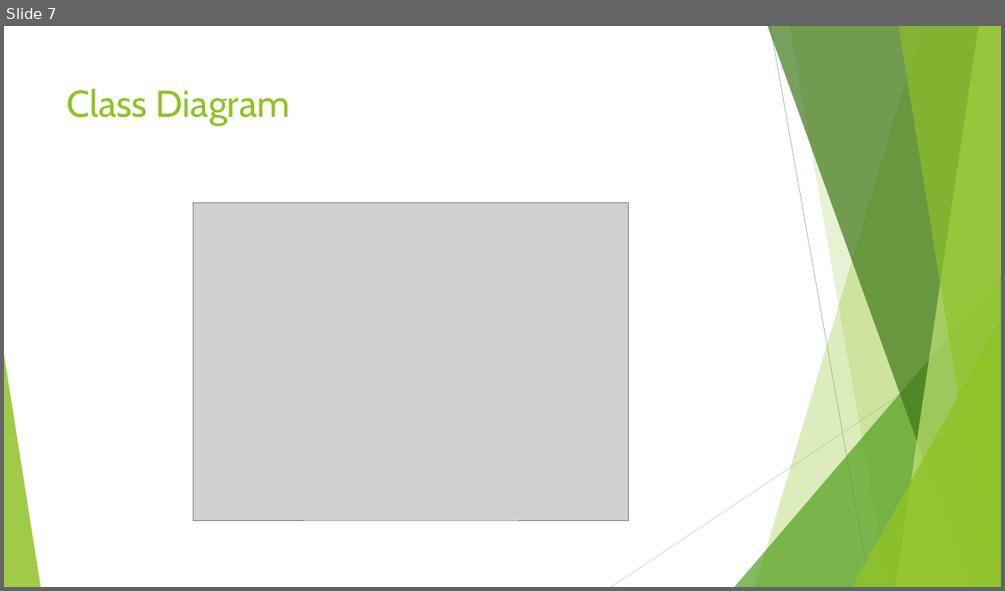
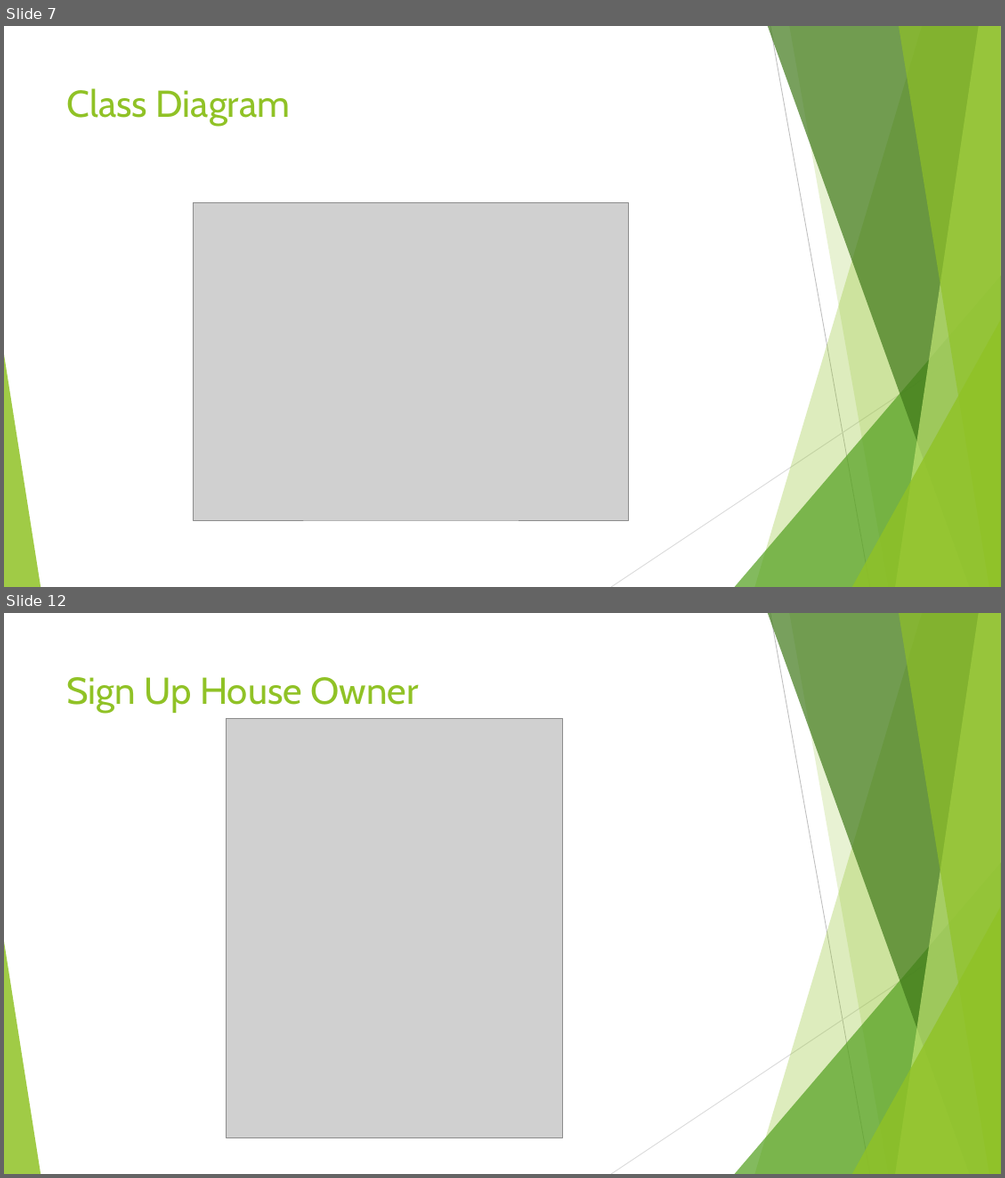
Before and after one commit to mdyasinarif/spring, a slide deck: presantation/Md Yasin Arif Spring Boot.pptx. Shown one above the other, each under a label of ours: slide 7 before the commit, slides 7 and 12 after it; the slides between them are not shown. The pictures are 1005x591 and 1005x1178 pixels, drawn with LibreOffice and Linux fonts; fonts in the diff are those of the drawing; grey boxes stand for pictures. Boxes give left, top, right and bottom in pixels: in the first picture for what was removed or moved away, otherwise in the second. Text is boxed around its words. In the diff, an @@ line names an element or a change of style, - is before the commit and + after.

```diff
--- a/presantation/Md Yasin Arif Spring Boot.pptx
+++ b/presantation/Md Yasin Arif Spring Boot.pptx
@@ slide 12 added at bbox=[4, 613, 1001, 1174], background #FFFFFF; not listed: 10 template elements that a slide beside it also shows @@
@@ title added at bbox=[67, 677, 418, 713], 36 pt, text #90C226 @@
+Sign Up House Owner
@@ picture added at bbox=[226, 718, 563, 1138] @@
```
Also in this commit, not shown: 9 slides changed, 21 other slides added, 2 slides removed, 54 other files.
